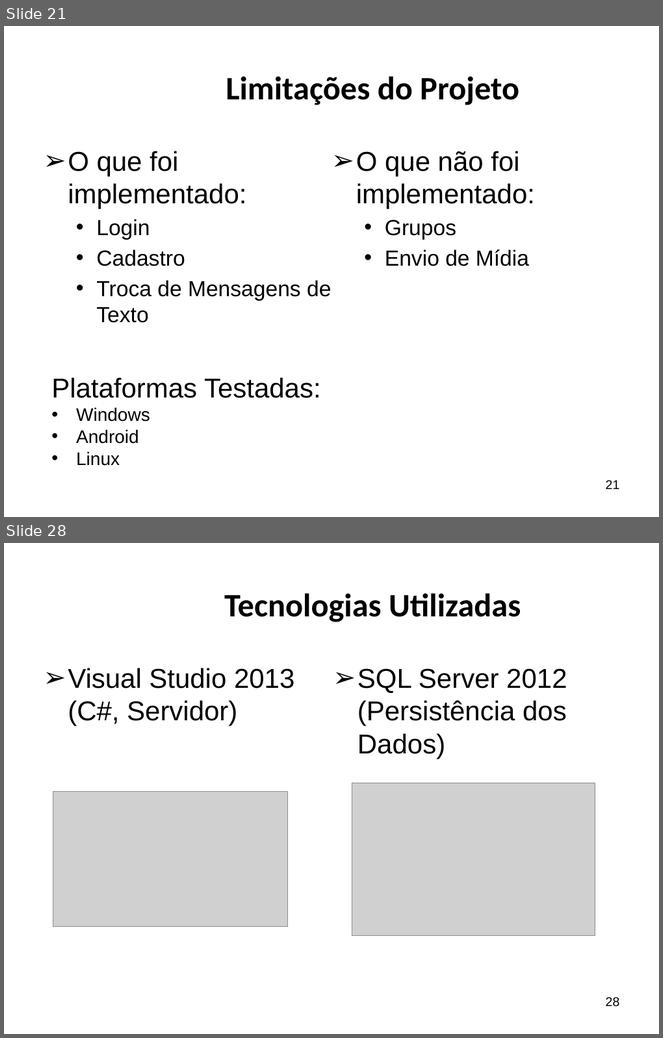
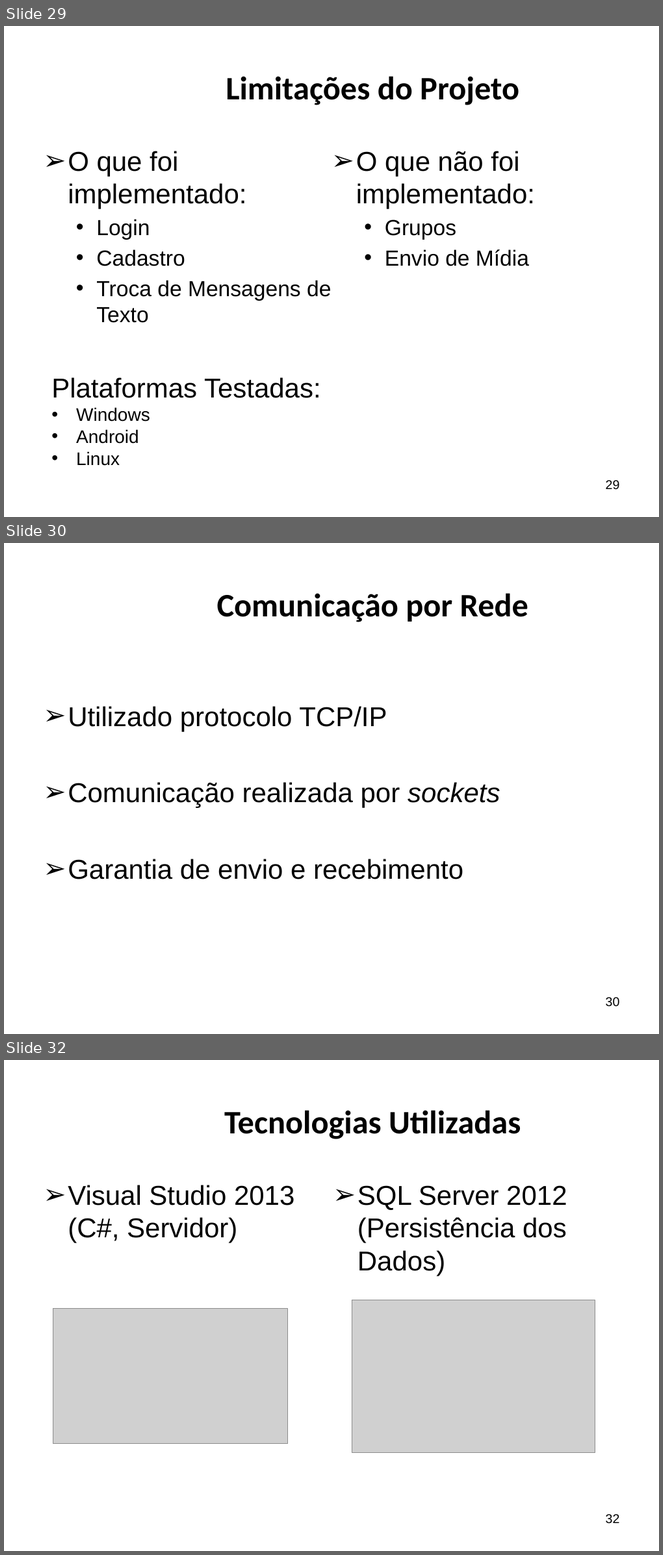
Before and after one commit to ricardopetrere/TCC_FTT, a slide deck: documentos/Apresentação Banca.pptx. Shown one above the other, each under a label of ours: slides 21 and 28 before the commit, slides 29, 30 and 32 after it; the slides between them are not shown. The pictures are 663x1038 and 663x1555 pixels, drawn with LibreOffice and Linux fonts; fonts in the diff are those of the drawing; grey boxes stand for pictures; background and template pictures are left out. Boxes give left, top, right and bottom in pixels: in the first picture for what was removed or moved away, otherwise in the second. Text is boxed around its words. In the diff, an @@ line names an element or a change of style, - is before the commit and + after.

```diff
--- a/documentos/Apresentação Banca.pptx
+++ b/documentos/Apresentação Banca.pptx
@@ slide 30 added at <box>4,543,659,1034</box>, background picture (left out) @@
@@ title added at <box>217,593,529,622</box>, 36 pt, text #000000, bold @@
+Comunicação por Rede
@@ text added at <box>68,706,500,880</box>, 30 pt, text #000000 @@
+➢ Utilizado protocolo TCP/IP
+➢ Comunicação realizada por sockets
+➢ Garantia de envio e recebimento
@@ page number added at <box>606,997,620,1007</box>, 14 pt, text #000000 @@
+30
@@ what was slide 21 is now slide 29 @@
@@ page number at <box>606,480,620,490</box>: text changed @@
-21
+29
@@ what was slide 28 is now slide 32 @@
@@ page number at <box>606,1514,620,1524</box>: text changed @@
-28
+32
```
Also in this commit, not shown: 6 slides changed, 3 other slides added, 16 other files.
